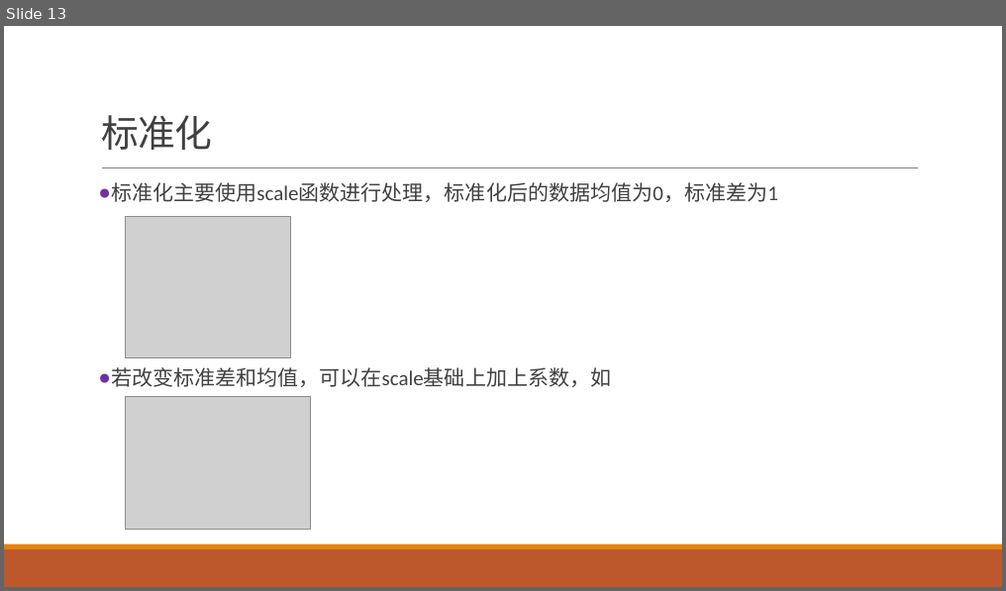
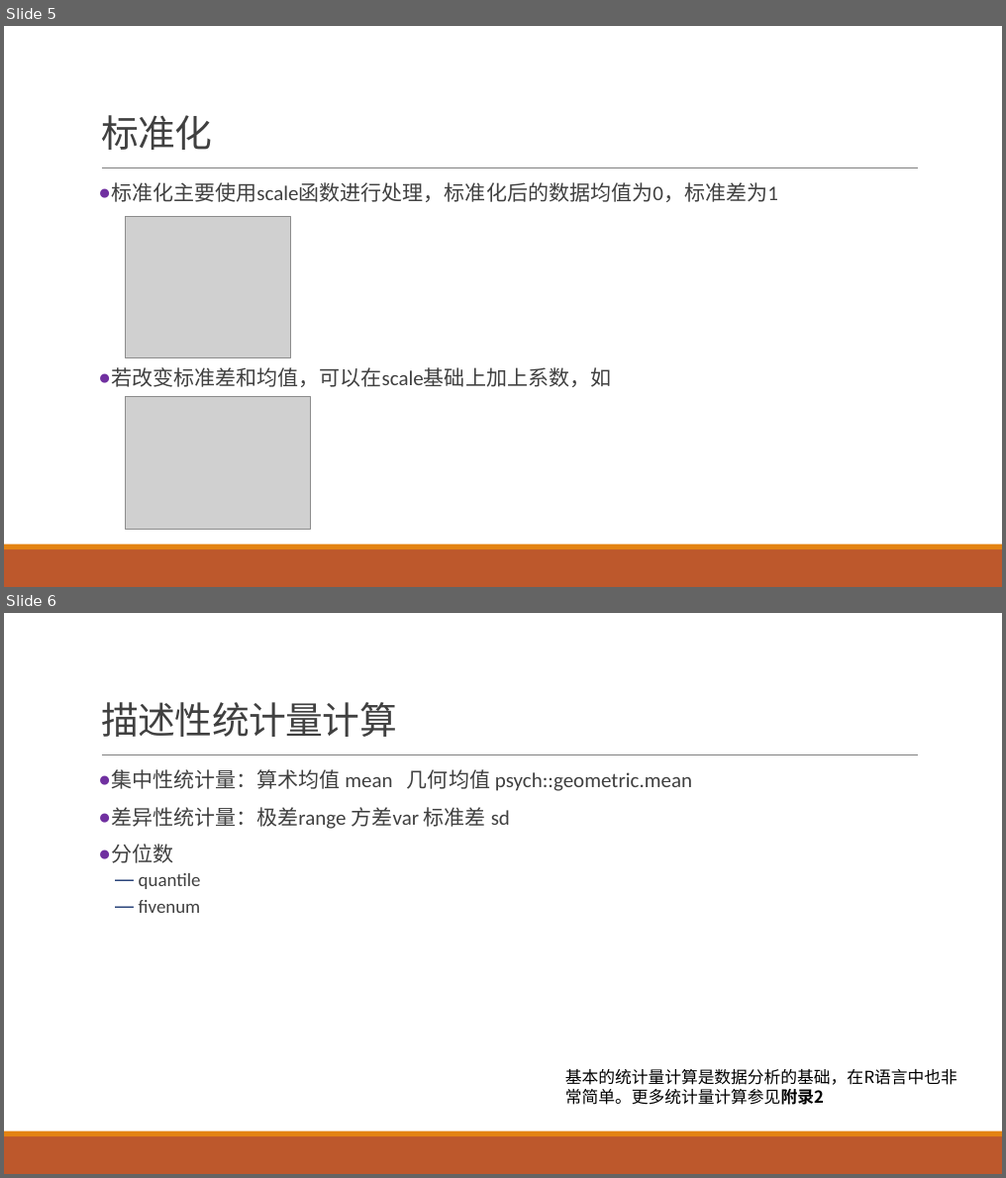
Before and after one commit to exoplanetX/DataAnalytics, a slide deck: 实验3-探索性分析.pptx. Shown one above the other, each under a label of ours: slide 13 before the commit, slides 5 and 6 after it. The pictures are 1006x591 and 1006x1178 pixels, drawn with LibreOffice and Linux fonts; fonts in the diff are those of the drawing; grey boxes stand for pictures. Boxes give left, top, right and bottom in pixels: in the first picture for what was removed or moved away, otherwise in the second. Text is boxed around its words. In the diff, an @@ line names an element or a change of style, - is before the commit and + after.

```diff
--- a/实验3-探索性分析.pptx
+++ b/实验3-探索性分析.pptx
@@ slide 6 added at box(4, 613, 1002, 1174), background #FFFFFF; not listed: 3 template elements that a slide beside it also shows @@
@@ title added at box(101, 702, 397, 737), 36 pt, text #404040 @@
+描述性统计量计算
@@ text added at box(111, 769, 692, 913), 20 pt, text #404040 @@
+● 集中性统计量：算术均值 mean 几何均值 psych::geometric.mean
+● 差异性统计量：极差range 方差var 标准差 sd
+● 分位数
+  — quantile
+  — fivenum
@@ text added at box(565, 1069, 957, 1105), 16 pt, text #000000 @@
+基本的统计量计算是数据分析的基础，在R语言中也非常简单。更多统计量计算参见附录2
@@ what was slide 13 is now slide 5 @@
```
Also in this commit, not shown: 8 slides changed, 4 other slides added, 1 slide removed, 1 other file.
